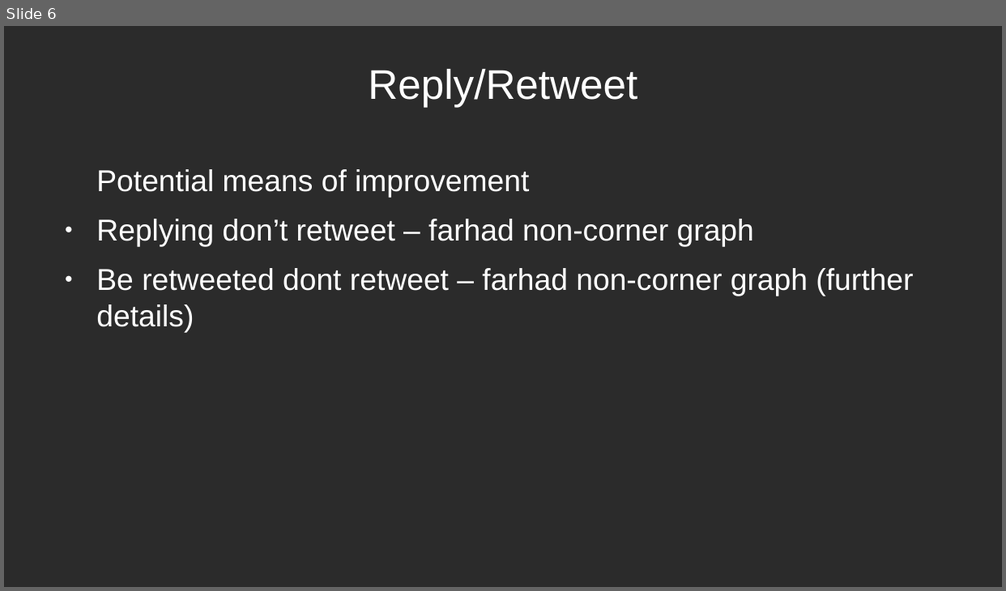
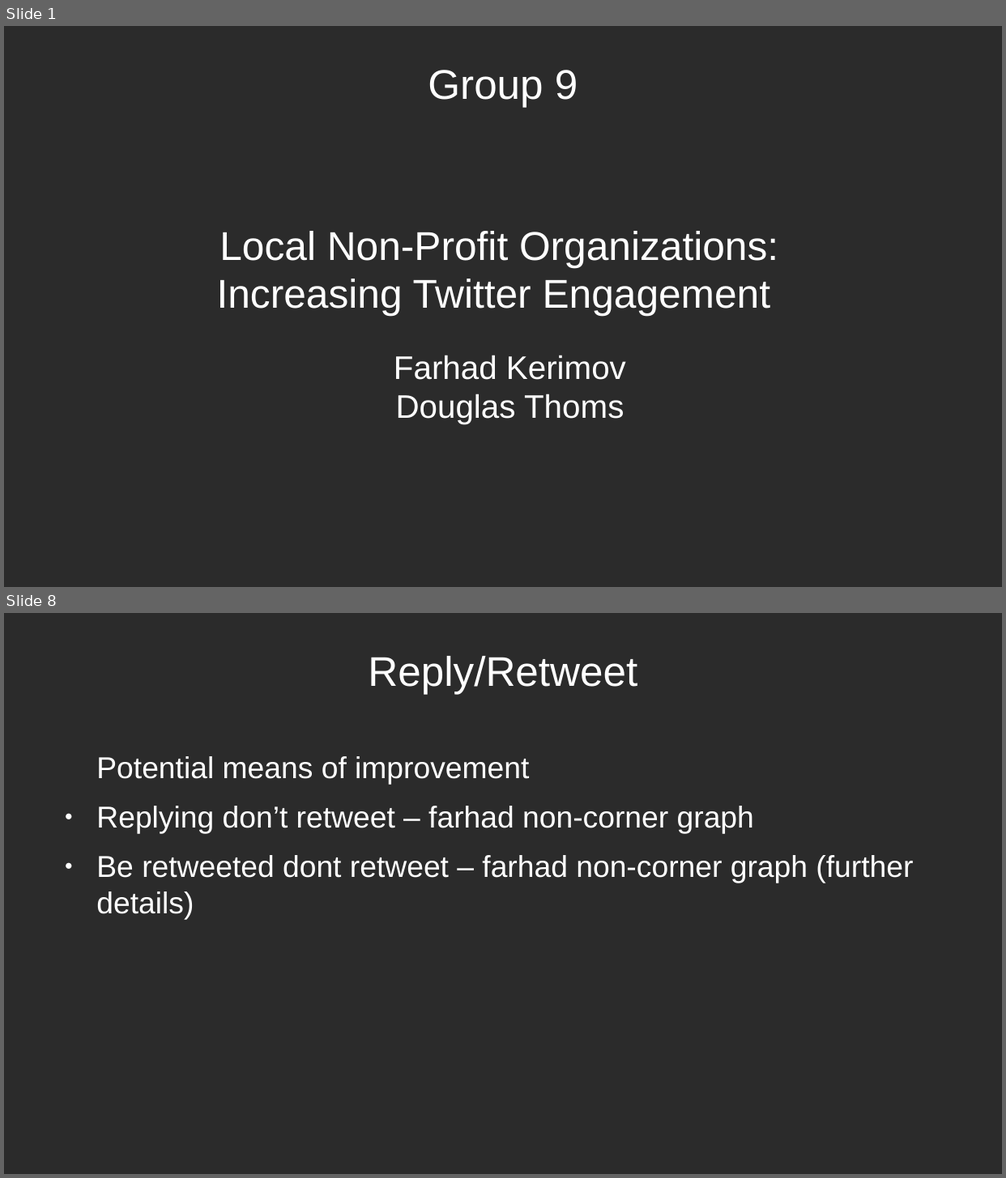
Before and after one commit to douglas-thoms/Datathon-2021-10-16, a slide deck: presentations/group_9_presentation_v1.odp. Shown one above the other, each under a label of ours: slide 6 before the commit, slides 1 and 8 after it; the slides between them are not shown. The pictures are 1006x591 and 1006x1178 pixels, drawn with LibreOffice and Linux fonts; fonts in the diff are those of the drawing; background and template pictures are left out; a plain dark background stands for a picture behind light text. Boxes give left, top, right and bottom in pixels: in the first picture for what was removed or moved away, otherwise in the second. Text is boxed around its words. In the diff, an @@ line names an element or a change of style, - is before the commit and + after.

Commit message:
graphics from douglas

```diff
--- a/presentations/group_9_presentation_v1.odp
+++ b/presentations/group_9_presentation_v1.odp
@@ slide 1 added at box(4, 26, 1002, 587), background picture (left out) @@
@@ title added at box(428, 70, 577, 108), 33 pt, text #FFFFFF @@
+Group 9
@@ subtitle added at box(217, 231, 778, 316), 32 pt, text #FFFFFF @@
+Local Non-Profit Organizations:
+Increasing Twitter Engagement
@@ text added at box(394, 355, 626, 425), 26 pt, text #FFFFFF @@
+Farhad Kerimov
+Douglas Thoms
@@ what was slide 6 is now slide 8 @@
```
Also in this commit, not shown: 4 slides changed, 2 other slides added, 1 slide removed, 13 other files.
